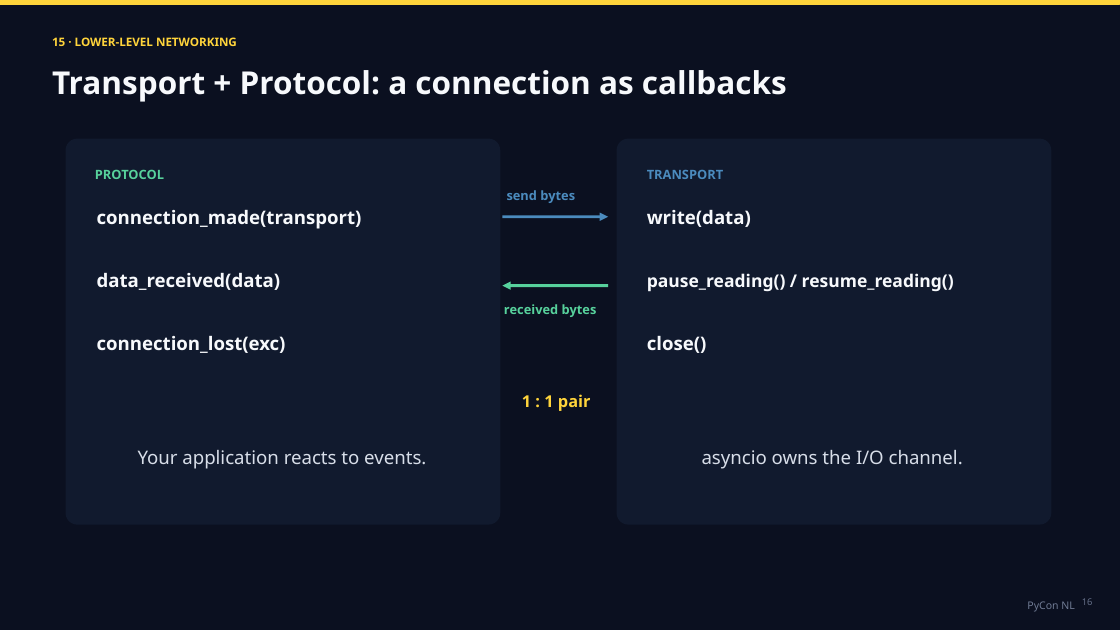
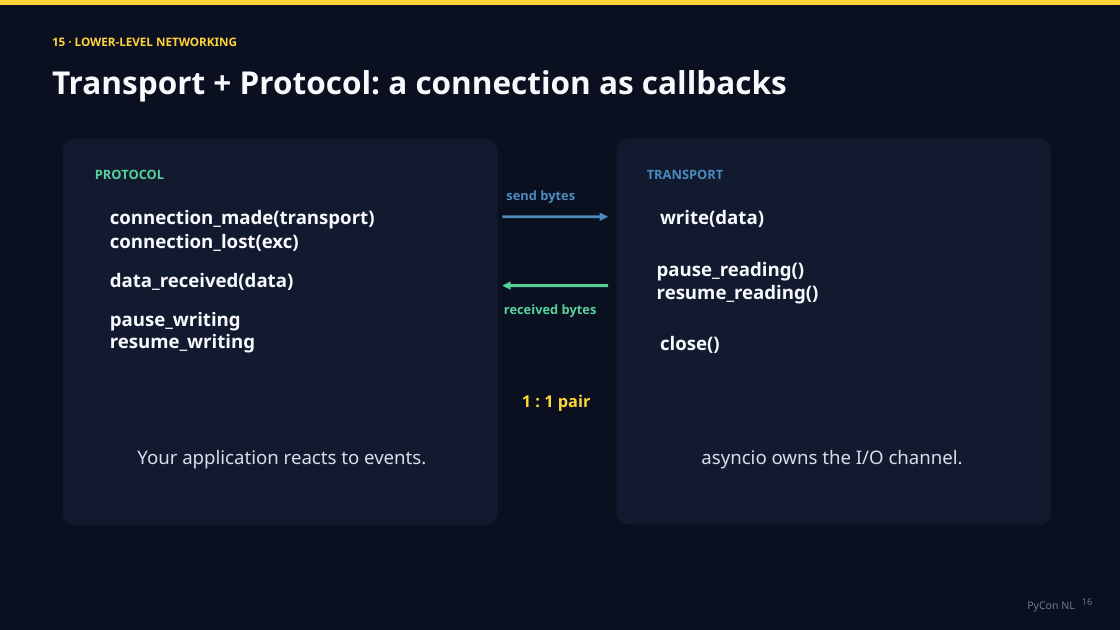
Before and after one commit to tarasko/eduloop, a slide deck: slide 21 of slides/TarasKozlov_AsyncioLoop.pptx (slide 20 before the commit). Drawn at 1120x630 pixels with LibreOffice and Linux fonts; fonts in the diff are those of the drawing. Boxes give left, top, right and bottom in pixels: in the first picture for what was removed or moved away, otherwise in the second. Text is boxed around its words. In the diff, an @@ line names an element or a change of style, - is before the commit and + after.

```diff
--- a/slides/TarasKozlov_AsyncioLoop.pptx
+++ b/slides/TarasKozlov_AsyncioLoop.pptx
@@ rounded rectangle: place and size @@
-rounded rectangle at <box>66,139,501,525</box>
+rounded rectangle at <box>63,139,497,525</box>
@@ text "connection_lost(exc)": place and size @@
-text "connection_lost(exc)" at <box>97,336,286,353</box>
+text "connection_lost(exc)" at <box>110,234,299,251</box>
@@ text at <box>657,262,819,304</box>: text changed; size 15 to 16 pt @@
-pause_reading() / resume_reading()
+pause_reading()
+resume_reading()
@@ text added at <box>110,312,255,353</box>, 16 pt, text #F7F9FC, bold @@
+pause_writing
+resume_writing
@@ 4 texts: place and size @@
-4 texts at <box>97,210,751,353</box>
+4 texts at <box>110,210,764,353</box>
```
Also in this commit, not shown: 2 other slides changed, 3 slides added, 1 slide removed.
